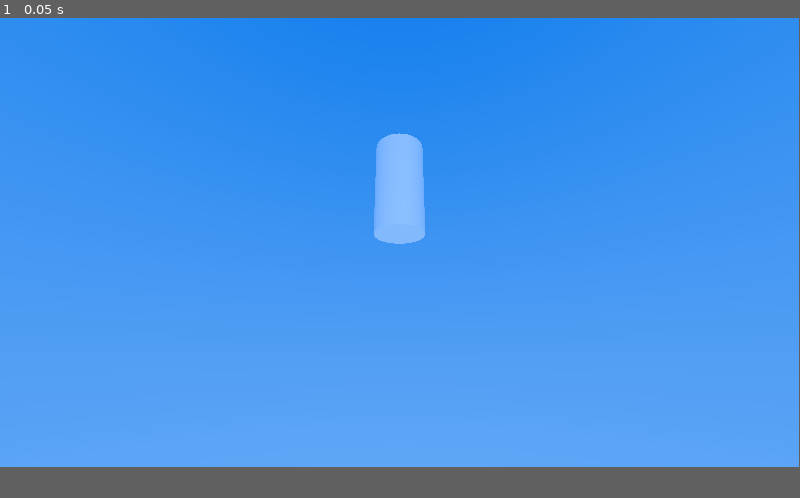
Above: before the commit, frame 1.
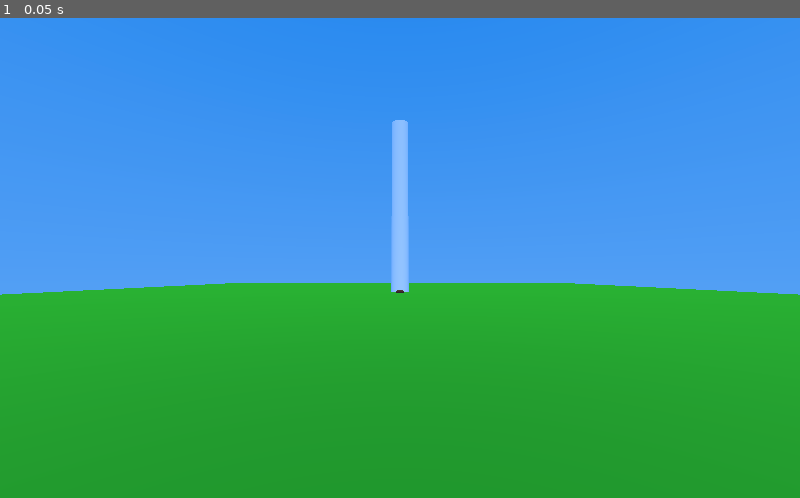
Above: after the commit, the same moment.

Repository: super-goose/boids
Game: Godot game, scene res://scenes/main_3d/main_3d.tscn
Same seed, same stepped clock (60 frames per second), same inputs: the game is played once before the commit and once after it.
Inputs:
- Up to frame 1 (0.05 s): no input
In our replay, the window is 799x449 before the commit and 800x480 after it. These sizes can differ from the game's own. Grey fills any space a smaller window leaves; there, only what the larger window draws over its background counts as a difference.

The runs differ from the first frame. In frame 1, 39% of the frame differs, in the area x 0-100%, y 0-94%.

Commit message:
trying to add a boid

Diff:
--- a/project.godot
+++ b/project.godot
@@ -17,4 +17,6 @@
 
 [display]
 
+window/size/viewport_width=2000
+window/size/viewport_height=1200
 window/size/resizable=false
--- /dev/null
+++ b/scenes/boid_3d/boid_3d.gd
@@ -0,0 +1,29 @@
+extends CharacterBody3D
+
+@export var speed = 14
+
+var rotation_speed = 3.14
+var target_velocity = Vector3.ZERO
+
+func _ready():
+	print('new boid!')
+	position = Vector3(3, 6, 0)
+
+func _physics_process(delta):
+	print('boid movin')
+
+	# We create a local variable to store the input direction.
+	var direction = Vector3.FORWARD
+
+	direction.normalized()
+	# Ground Velocity
+	target_velocity.x = direction.x * speed
+	target_velocity.z = direction.z * speed
+
+	## Vertical Velocity
+	#if not is_on_floor(): # If in the air, fall towards the floor. Literally gravity
+		#target_velocity.y = target_velocity.y - (fall_acceleration * delta)
+
+	# Moving the Character
+	velocity = target_velocity
+	move_and_slide()
--- /dev/null
+++ b/scenes/boid_3d/boid_3d.tscn
@@ -0,0 +1,22 @@
+[gd_scene load_steps=4 format=3 uid="uid://cgnveqs7l33dh"]
+
+[sub_resource type="StandardMaterial3D" id="StandardMaterial3D_ymumk"]
+albedo_color = Color(0.229544, 0.0935053, 3.60981e-08, 1)
+
+[sub_resource type="CapsuleMesh" id="CapsuleMesh_gg1bs"]
+material = SubResource("StandardMaterial3D_ymumk")
+radius = 0.25
+
+[sub_resource type="CapsuleShape3D" id="CapsuleShape3D_t3x1g"]
+radius = 0.25
+
+[node name="Boid3D" type="CharacterBody3D"]
+
+[node name="MeshInstance3D" type="MeshInstance3D" parent="."]
+transform = Transform3D(1, 0, 0, 0, -4.37114e-08, -0.5, 0, 1, -2.18557e-08, 0, 0, 0)
+mesh = SubResource("CapsuleMesh_gg1bs")
+skeleton = NodePath("../..")
+
+[node name="CollisionShape3D" type="CollisionShape3D" parent="."]
+transform = Transform3D(1, 0, 0, 0, -4.37114e-08, -1, 0, 1, -4.37114e-08, 0, 0, 0)
+shape = SubResource("CapsuleShape3D_t3x1g")
--- /dev/null
+++ b/scenes/main_3d/main_3d.gd
@@ -0,0 +1,7 @@
+extends Node3D
+
+var Boid3D = preload("res://scenes/boid_3d/boid_3d.tscn")
+
+func _ready():
+	var boid = Boid3D.instantiate()
+	$BoidContainer.add_child(boid)
--- a/scenes/main_3d/main_3d.tscn
+++ b/scenes/main_3d/main_3d.tscn
@@ -1,4 +1,6 @@
-[gd_scene load_steps=9 format=3 uid="uid://dud76jmhwel2v"]
+[gd_scene load_steps=12 format=3 uid="uid://dud76jmhwel2v"]
+
+[ext_resource type="Script" path="res://scenes/main_3d/main_3d.gd" id="1_buev5"]
 
 [sub_resource type="Gradient" id="Gradient_m8u82"]
 colors = PackedColorArray(0, 0.453247, 0.919345, 1, 0.63397, 0.788583, 0.999999, 1)
@@ -26,20 +28,34 @@
 
 [sub_resource type="CylinderMesh" id="CylinderMesh_j1vfm"]
 material = SubResource("StandardMaterial3D_j5dsf")
+height = 10.0
 
-[node name="Node3D" type="Node3D"]
+[sub_resource type="StandardMaterial3D" id="StandardMaterial3D_domv7"]
+albedo_color = Color(0.0399953, 0.523224, 0, 1)
+
+[sub_resource type="PlaneMesh" id="PlaneMesh_j6hpn"]
+material = SubResource("StandardMaterial3D_domv7")
+
+[node name="Main" type="Node3D"]
+script = ExtResource("1_buev5")
 
 [node name="WorldEnvironment" type="WorldEnvironment" parent="."]
 environment = SubResource("Environment_6ukyf")
 camera_attributes = SubResource("CameraAttributesPractical_grg8e")
 
 [node name="MeshInstance3D" type="MeshInstance3D" parent="."]
-transform = Transform3D(1, 0, 0, 0, 1, 0, 0, 0, 1, 0, 3.13904, 0)
+transform = Transform3D(1, 0, 0, 0, 1, 0, 0, 0, 1, 0, 5, 0)
 mesh = SubResource("CylinderMesh_j1vfm")
 
 [node name="Camera3D" type="Camera3D" parent="."]
-transform = Transform3D(1, 0, 0, 0, 0.935703, -0.352789, 0, 0.352789, 0.935703, 0, 0, 5.24542)
+transform = Transform3D(1, 0, 0, 0, 0.998546, -0.0539046, 0, 0.0539046, 0.998546, 0, 0.984383, 18.2358)
 current = true
 
 [node name="DirectionalLight3D" type="DirectionalLight3D" parent="."]
 transform = Transform3D(1, 0, 0, 0, 0.150761, 0.98857, 0, -0.98857, 0.150761, 0, 0, 0)
+
+[node name="MeshInstance3D2" type="MeshInstance3D" parent="."]
+transform = Transform3D(20, 0, 0, 0, 20, 0, 0, 0, 20, 0, 0, 0)
+mesh = SubResource("PlaneMesh_j6hpn")
+
+[node name="BoidContainer" type="Node3D" parent="."]
